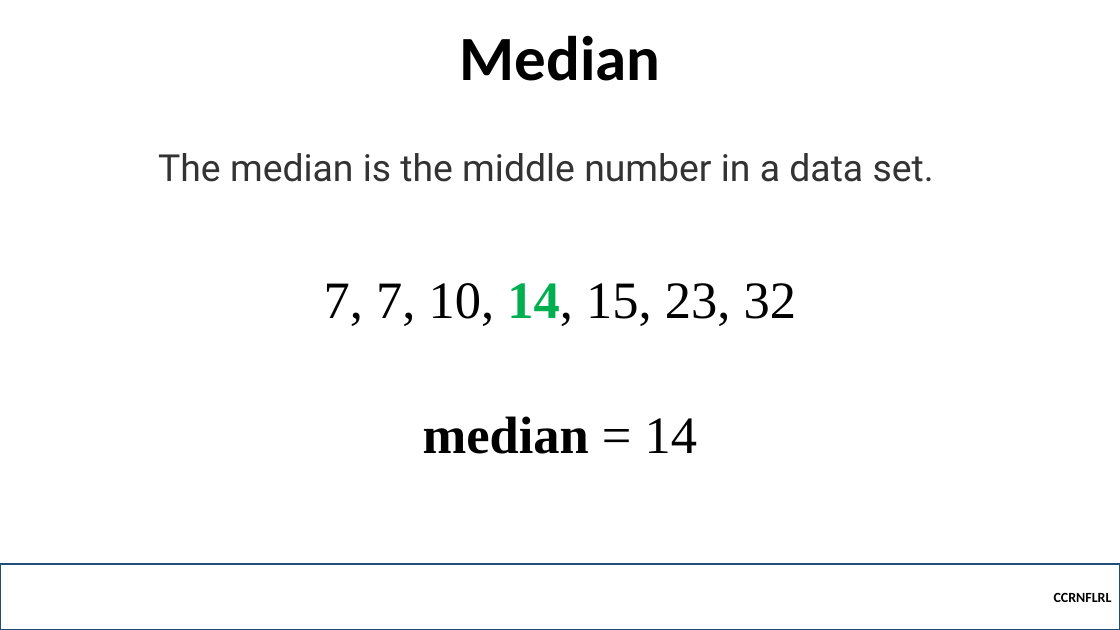
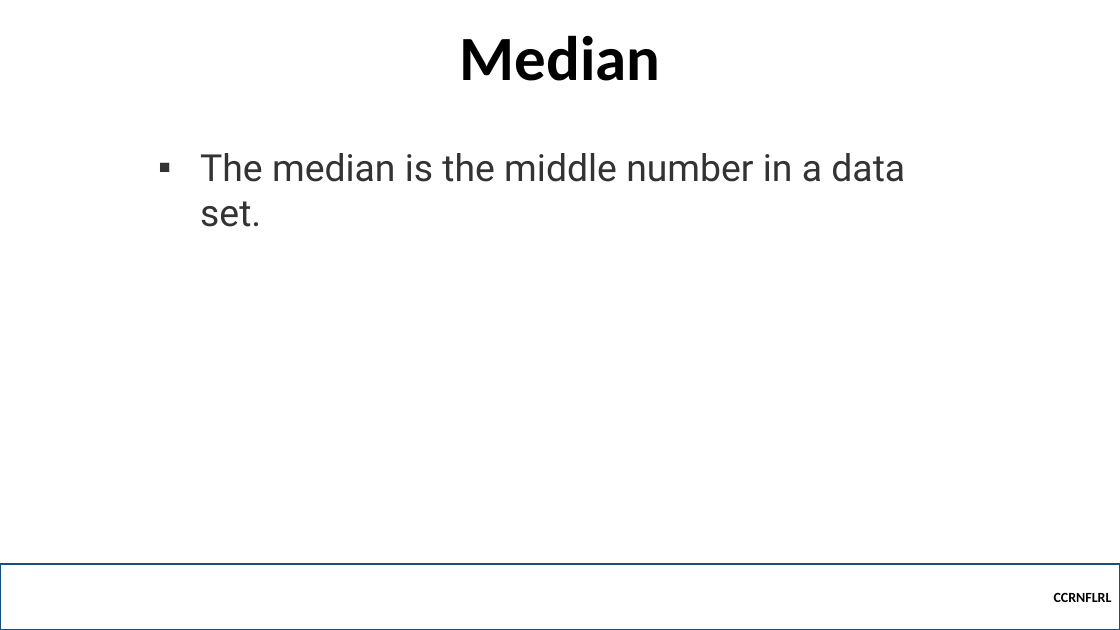
Before and after one commit to robitussin/CCRNFLRL, a slide deck: slide 6 of week_1/Statistics Review.pptx (slide 4 before the commit). Drawn at 1120x630 pixels with LibreOffice and Linux fonts; fonts in the diff are those of the drawing; background and template pictures are left out. Boxes give left, top, right and bottom in pixels: in the first picture for what was removed or moved away, otherwise in the second. Text is boxed around its words. In the diff, an @@ line names an element or a change of style, - is before the commit and + after.

```diff
--- a/week_1/Statistics Review.pptx
+++ b/week_1/Statistics Review.pptx
@@ text "The median is the middle ..." at [200,153,905,227]: bullet none to ▪ @@
@@ text removed at [324,283,797,326] @@
-7, 7, 10, 14, 15, 23, 32
@@ text removed at [423,416,698,454] @@
-median = 14
```
Also in this commit, not shown: 7 other slides changed, 25 slides added, 2 other files.
